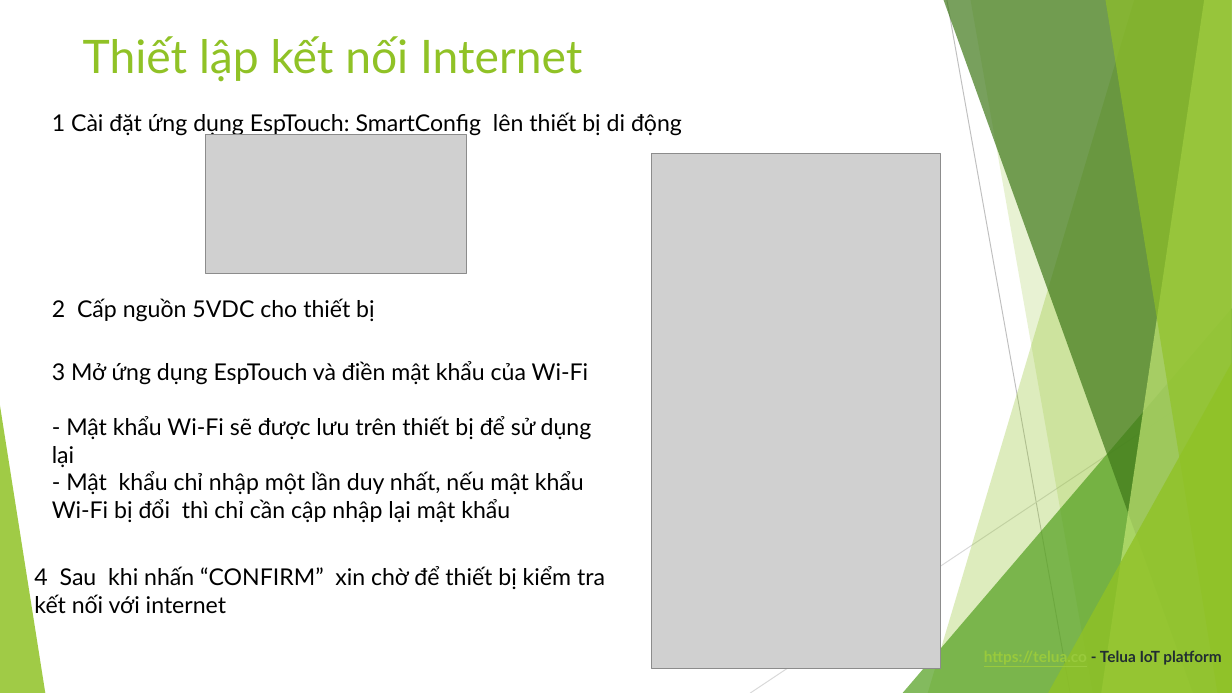
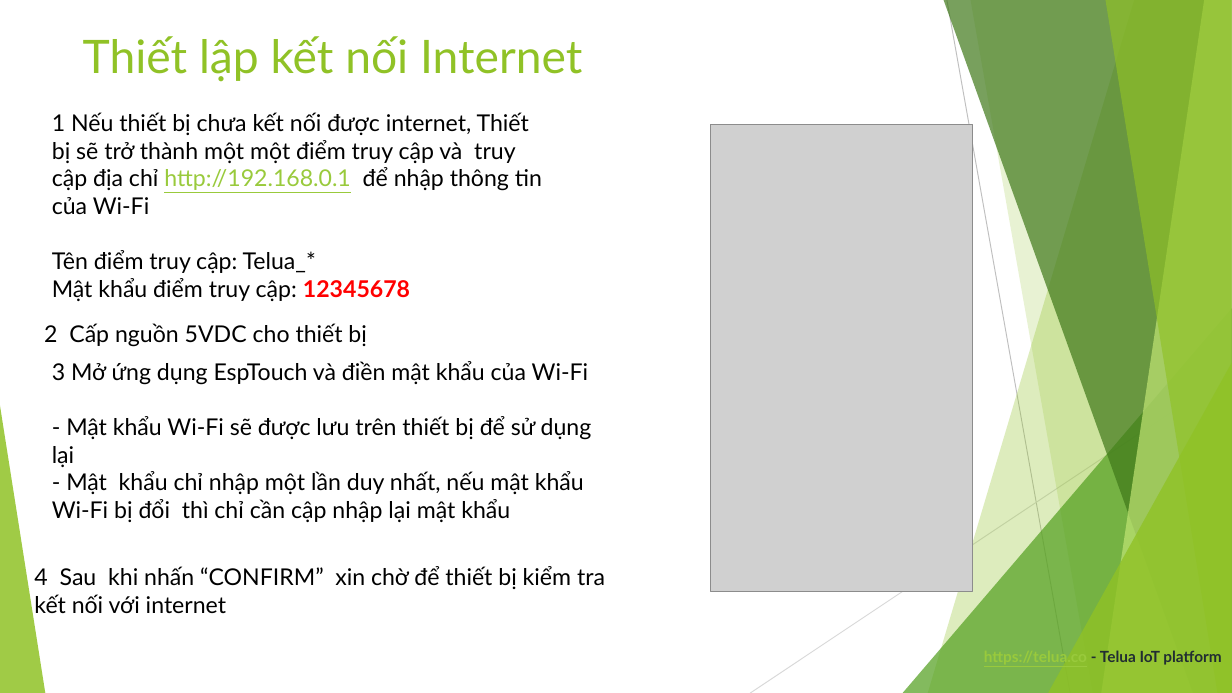
Before and after one commit to letrthong/telua_esp32_sensor, a slide deck: slide 4 of esp32_hardware/telua_eps32.pptx. Drawn at 1232x693 pixels with LibreOffice and Linux fonts; fonts in the diff are those of the drawing; grey boxes stand for pictures. Boxes give left, top, right and bottom in pixels: in the first picture for what was removed or moved away, otherwise in the second. Text is boxed around its words. In the diff, an @@ line names an element or a change of style, - is before the commit and + after.

```diff
--- a/esp32_hardware/telua_eps32.pptx
+++ b/esp32_hardware/telua_eps32.pptx
@@ text at (x1=52, y1=112, x2=542, y2=301): text changed @@
-1 Cài đặt ứng dụng EspTouch: SmartConfig lên thiết bị di động
+1 Nếu thiết bị chưa kết nối được internet, Thiết bị sẽ trở thành một một điểm truy cập và truy cập địa chỉ http://192.168.0.1 để nhập thông tin của Wi-Fi
+Tên điểm truy cập: Telua_*
+Mật khẩu điểm truy cập: 12345678
@@ picture removed at (x1=205, y1=135, x2=466, y2=274) @@
@@ picture resized from (x1=652, y1=153, x2=941, y2=668) to (x1=711, y1=124, x2=973, y2=592) @@
@@ text "2 Cấp nguồn 5VDC cho ..." moved from (x1=52, y1=298, x2=374, y2=322) to (x1=44, y1=323, x2=366, y2=347) @@
```
Also in this commit, not shown: 1 other file.
